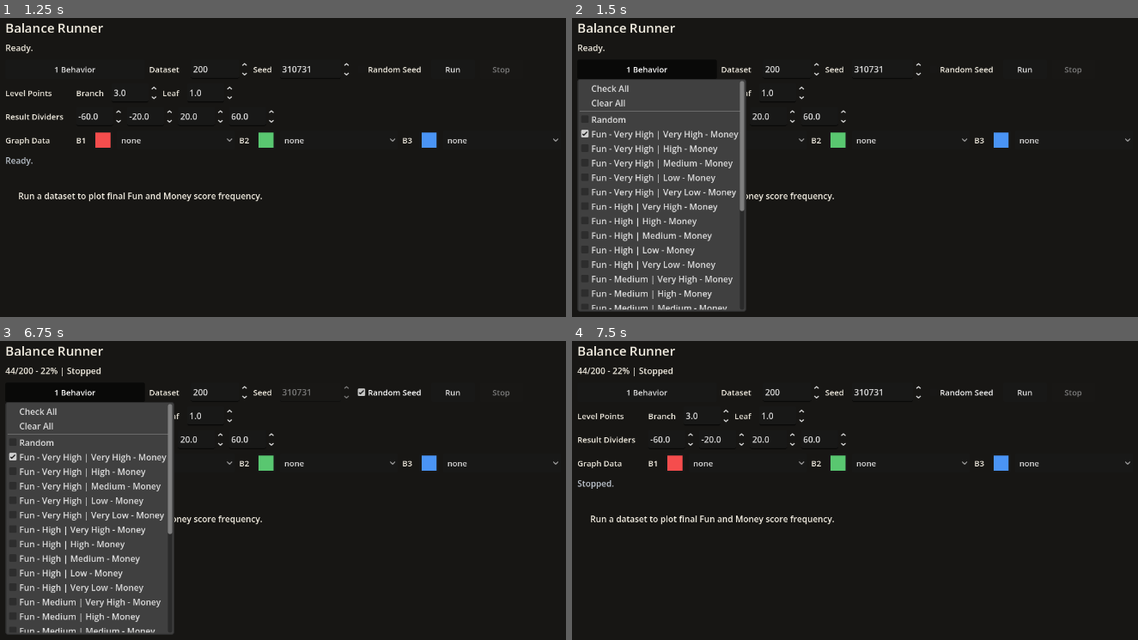
Above: before the commit, frames 1-4 (two rows, left to right).
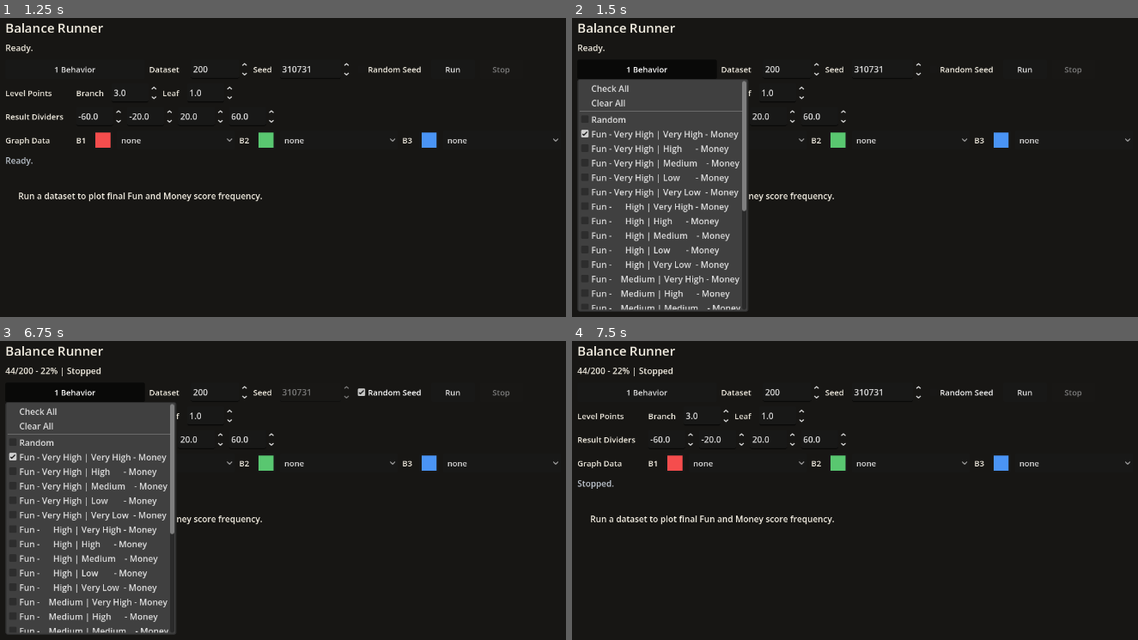
Above: after the commit, the same moments.

Repository: Josephblt/patch-notes
Game: Godot game, scene res://scenes/scene_launcher.tscn
The game is run twice, just before and just after one commit, with the same random seed, the same clock (stepped at 60 frames per second) and the same inputs.
Inputs:
- Up to frame 1 (1.25 s): click "Balance Runner" at 0.5 s
- Up to frame 2 (1.5 s): click "1 Behavior" at 1.25 s
- Up to frame 3 (6.75 s): click "Random Seed" at 2 s; click "Run" at 2.75 s; click "Stop" at 3.5 s; click "none" at 4.25 s; click "none" at 5 s; click "none" at 5.75 s; click "1 Behavior" at 6.5 s
- Up to frame 4 (7.5 s): click "Random Seed" at 7.25 s

Frame 1 is identical in both runs. In frame 2, 3.3% of the frame differs, in the area x 7-32%, y 20-99%; in frame 3, 3.3%; in frame 4, nothing differs.

Commit message:
Pad behavior level labels

Diff:
--- a/src/scripts/tools/balance_runner.gd
+++ b/src/scripts/tools/balance_runner.gd
@@ -668,10 +668,27 @@
 	if behavior_parts.size() != 2:
 		return behavior
 
-	var fun_description: String = "Fun - %s" % _format_score_level_description(behavior_parts[0])
-	var money_description: String = "%s - Money" % _format_score_level_description(behavior_parts[1])
-
-	return "%s | %s" % [fun_description, money_description]
+	var fun_level_description: String = _format_score_level_description(behavior_parts[0])
+	var money_level_description: String = _format_score_level_description(behavior_parts[1])
+
+	return "Fun - %s | %s - Money" % [
+		_pad_left(fun_level_description, 9),
+		_pad_right(money_level_description, 9),
+	]
+
+
+func _pad_left(value: String, width: int) -> String:
+	while value.length() < width:
+		value = " " + value
+
+	return value
+
+
+func _pad_right(value: String, width: int) -> String:
+	while value.length() < width:
+		value += " "
+
+	return value
 
 
 func _format_score_level_description(score_level: String) -> String:
